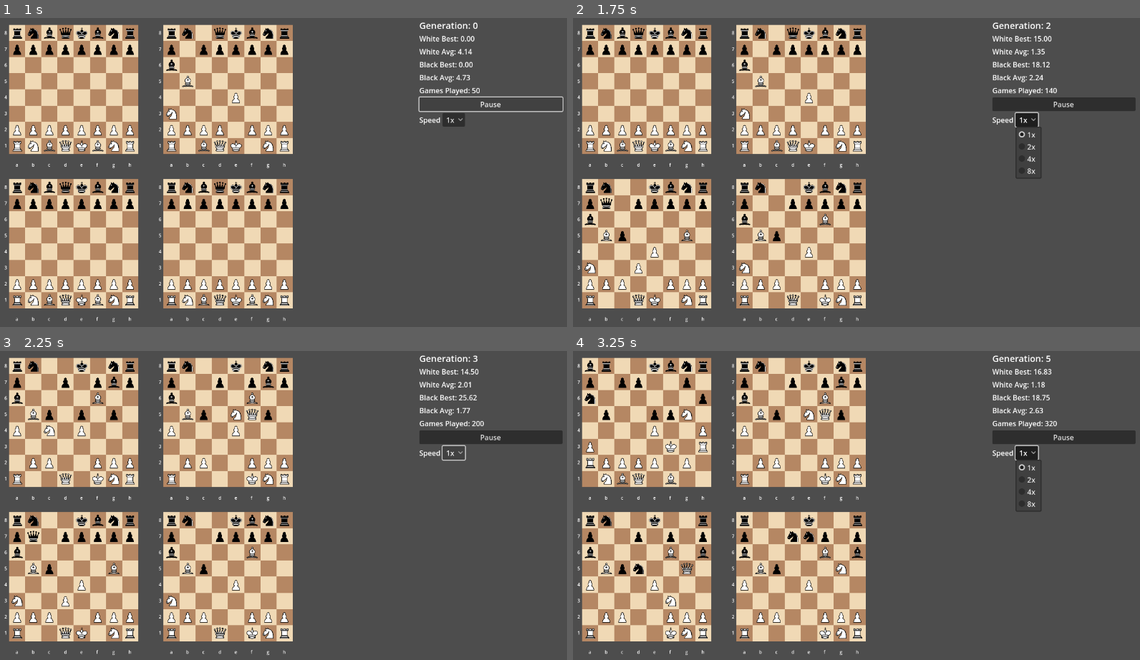
Above: before the commit, frames 1-4 (two rows, left to right).
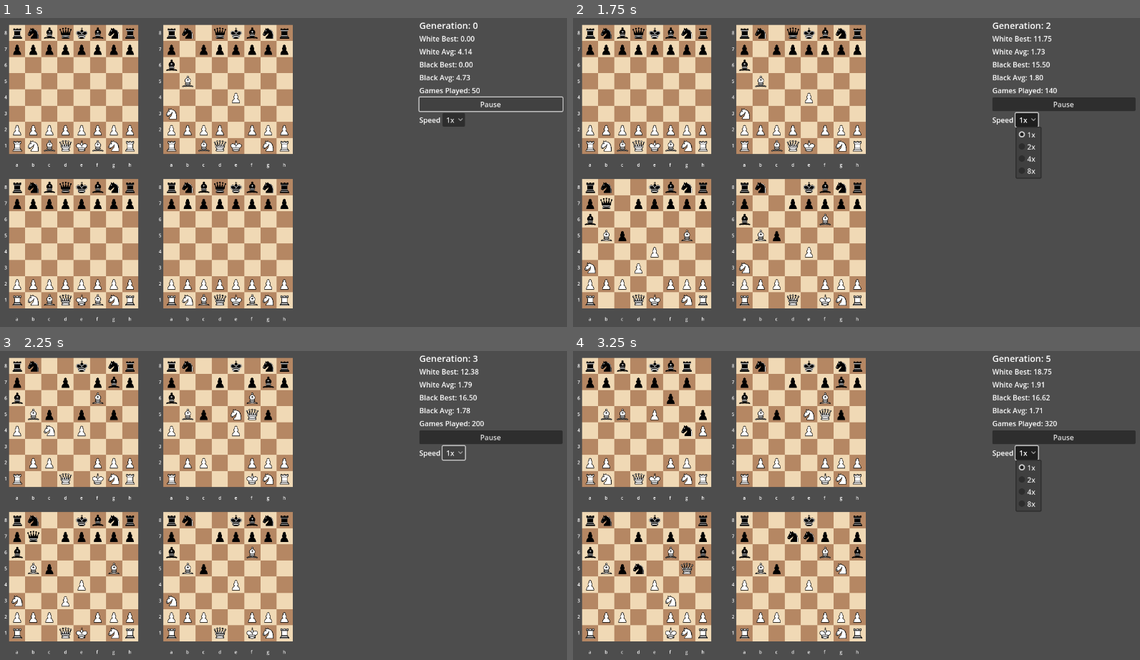
Above: after the commit, the same moments.

Repository: aryavolkan/chess-evolve
Game: Godot game, scene res://scenes/main.tscn
Two runs of this game, one before a commit and one after it. Both use one fixed random seed, a clock stepped at 60 frames per second and the inputs below.
Inputs:
- Up to frame 1 (1 s): click "Start Training" at 0.5 s
- Up to frame 2 (1.75 s): click "1x" at 1.25 s
- Up to frame 3 (2.25 s): click "1x" at 2 s
- Up to frame 4 (3.25 s): click "1x" at 2.75 s

Frame 1 is identical in both runs. In frame 2, less than 0.1% of the frame differs, in the area x 80-85%, y 5-21%; in frame 3, less than 0.1%; in frame 4, 1.4%, in the area x 2-85%, y 3-44%.

Commit message:
refactor: performance improvements and bug fixes
## Bug Fix
- evolution.gd: Fix broken all-time-best tracking. _fitness_of() always returned
  0.0, so all_time_best was overwritten every generation where fitness > 0 instead
  of only when a new high was reached. Replaced with explicit tracked floats
  all_time_best_white_fitness / all_time_best_black_fitness. Removed dead _fitness_of().

## Performance
- board_state.gd: Replace _is_legal() board clone with in-place make/unmake.
  Previously cloned the entire board (~64 ints + scalars, new object allocation)
  for every pseudo-legal move (~20-30 per generate_legal_moves() call, called
  every move of every game). Now applies and undoes changes directly on the board
  array — no allocation. Biggest single speedup in the training loop.

- board_state.gd: Find king once in generate_legal_moves() before the loop
  instead of scanning 64 squares inside every _is_legal() call.

- neural_network.gd: Fix clone() to directly duplicate the four weight arrays
  instead of routing through get_weights()/set_weights() which allocated a ~33K
  float intermediate array. Also skip wasted randomize_weights() in new() via
  new p_randomize=false flag.

- neural_network.gd: Replace mutate()'s per-element randf() check with geometric
  skip (_mutate_array). For rate=0.1 on 33K weights this cuts randf() calls ~10x
  while producing an identical distribution.

- board_state.gd: material_score() now indexes PIECE_VALUES_ARRAY instead of
  dict .get() — array access is significantly faster in GDScript.

- board_state.gd: _check_game_over() checks 50-move rule before calling
  generate_legal_moves(), avoiding expensive move generation when it's a draw.

## Code Quality
- training_manager.gd: Replace .call("encode_board", ...) / .call("decode_move", ...)
  / .call("evaluate", ...) string-based dynamic dispatch with direct static method
  calls via preloaded script constants. Clearer and avoids string dispatch overhead.

- scenes/main.gd: Remove duplicate metrics write in _run_auto_train(). The
  run_generation() call already writes metrics.json via MetricsLogger. Removed
  redundant per-loop _write_metrics() call and the now-dead _write_metrics function.

- chess/constants.gd: Add PIECE_VALUES_ARRAY (indexed by Piece enum, same values).
- board_state.gd: Fix mobility_score() comment (was incorrectly claiming pseudo-legal).
- neural_network.gd: crossover_with() also skips wasted randomize on child network.

Diff:
--- a/ai/evolution.gd
+++ b/ai/evolution.gd
@@ -28,6 +28,8 @@
 var best_black_fitness: float = 0.0
 var all_time_best_white = null
 var all_time_best_black = null
+var all_time_best_white_fitness: float = -INF
+var all_time_best_black_fitness: float = -INF
 
 
 func _init(
@@ -91,19 +93,16 @@
 	best_white_fitness = white_fitness[w_best_idx]
 	best_black_fitness = black_fitness[b_best_idx]
 
-	if all_time_best_white == null or best_white_fitness > _fitness_of(all_time_best_white):
+	if all_time_best_white == null or best_white_fitness > all_time_best_white_fitness:
 		all_time_best_white = white_pop[w_best_idx].clone()
-	if all_time_best_black == null or best_black_fitness > _fitness_of(all_time_best_black):
+		all_time_best_white_fitness = best_white_fitness
+	if all_time_best_black == null or best_black_fitness > all_time_best_black_fitness:
 		all_time_best_black = black_pop[b_best_idx].clone()
+		all_time_best_black_fitness = best_black_fitness
 
 	generation += 1
 	_reset_fitness()
 	generation_complete.emit(generation, best_white_fitness, best_black_fitness)
-
-
-func _fitness_of(_net) -> float:
-	# Placeholder - we track fitness externally
-	return 0.0
 
 
 func _evolve_population(pop: Array, fitness: PackedFloat32Array) -> Array:
--- a/ai/neural_network.gd
+++ b/ai/neural_network.gd
@@ -17,7 +17,7 @@
 var _output: PackedFloat32Array
 
 
-func _init(p_input_size: int = 389, p_hidden_size: int = 64, p_output_size: int = 128) -> void:
+func _init(p_input_size: int = 389, p_hidden_size: int = 64, p_output_size: int = 128, p_randomize: bool = true) -> void:
 	input_size = p_input_size
 	hidden_size = p_hidden_size
 	output_size = p_output_size
@@ -29,7 +29,8 @@
 	_hidden.resize(hidden_size)
 	_output.resize(output_size)
 
-	randomize_weights()
+	if p_randomize:
+		randomize_weights()
 
 
 func randomize_weights() -> void:
@@ -89,28 +90,43 @@
 
 
 func clone():
-	var copy = get_script().new(input_size, hidden_size, output_size)
-	copy.set_weights(get_weights())
+	## Direct array copy: avoids the ~33K-float intermediate allocation from
+	## get_weights()/set_weights(), and skips the wasted randomize_weights() in new().
+	var copy = get_script().new(input_size, hidden_size, output_size, false)
+	copy.weights_ih = weights_ih.duplicate()
+	copy.bias_h = bias_h.duplicate()
+	copy.weights_ho = weights_ho.duplicate()
+	copy.bias_o = bias_o.duplicate()
 	return copy
 
 
 func mutate(mutation_rate: float = 0.1, mutation_strength: float = 0.3) -> void:
-	for i in weights_ih.size():
-		if randf() < mutation_rate:
-			weights_ih[i] += randfn(0.0, mutation_strength)
-	for i in bias_h.size():
-		if randf() < mutation_rate:
-			bias_h[i] += randfn(0.0, mutation_strength)
-	for i in weights_ho.size():
-		if randf() < mutation_rate:
-			weights_ho[i] += randfn(0.0, mutation_strength)
-	for i in bias_o.size():
-		if randf() < mutation_rate:
-			bias_o[i] += randfn(0.0, mutation_strength)
+	_mutate_array(weights_ih, mutation_rate, mutation_strength)
+	_mutate_array(bias_h, mutation_rate, mutation_strength)
+	_mutate_array(weights_ho, mutation_rate, mutation_strength)
+	_mutate_array(bias_o, mutation_rate, mutation_strength)
+
+
+func _mutate_array(arr: PackedFloat32Array, mutation_rate: float, mutation_strength: float) -> void:
+	## Geometric-skip mutation: jumps directly to the next mutated index using the
+	## inverse CDF of the geometric distribution. O(k) randf() calls where k is the
+	## number of actual mutations, vs O(n) for the naive per-element approach.
+	## Produces an identical distribution to: if randf() < rate: arr[i] += randfn(...)
+	if mutation_rate <= 0.0 or arr.is_empty():
+		return
+	if mutation_rate >= 1.0:
+		for i in arr.size():
+			arr[i] += randfn(0.0, mutation_strength)
+		return
+	var log1mp := log(1.0 - mutation_rate)
+	var i := int(floor(log(maxf(randf(), 1e-15)) / log1mp))
+	while i < arr.size():
+		arr[i] += randfn(0.0, mutation_strength)
+		i += 1 + int(floor(log(maxf(randf(), 1e-15)) / log1mp))
 
 
 func crossover_with(other):
-	var child = get_script().new(input_size, hidden_size, output_size)
+	var child = get_script().new(input_size, hidden_size, output_size, false)
 	var wa: PackedFloat32Array = get_weights()
 	var wb: PackedFloat32Array = other.get_weights()
 	var wc: PackedFloat32Array = PackedFloat32Array()
--- a/ai/training_manager.gd
+++ b/ai/training_manager.gd
@@ -20,8 +20,6 @@
 var current_games: Array = []  # Array of active GameState dicts
 var total_games_played: int = 0
 var metrics_logger: MetricsLogger
-var _encoder = ChessEncoderScript.new()
-var _fitness = ChessFitnessScript.new()
 
 # For incremental training
 var _current_white_idx: int = 0
@@ -125,14 +123,14 @@
 	var move_count := 0
 	while not state.is_game_over and move_count < max_moves_per_game:
 		var net = white_net if state.side_to_move == 0 else black_net
-		var inputs: PackedFloat32Array = _encoder.call("encode_board", state)
+		var inputs: PackedFloat32Array = ChessEncoderScript.encode_board(state)
 		var outputs: PackedFloat32Array = net.forward(inputs)
 		var legal_moves := state.generate_legal_moves()
 
 		if legal_moves.is_empty():
 			break
 
-		var chosen: Vector2i = _encoder.call("decode_move", outputs, legal_moves)
+		var chosen: Vector2i = ChessEncoderScript.decode_move(outputs, legal_moves)
 		state.make_move(chosen)
 		move_count += 1
 
@@ -150,8 +148,8 @@
 		state.result = 2
 
 	# Evaluate fitness for both players
-	var w_fitness: float = _fitness.call("evaluate", state, 0, move_count)
-	var b_fitness: float = _fitness.call("evaluate", state, 1, move_count)
+	var w_fitness: float = ChessFitnessScript.evaluate(state, 0, move_count)
+	var b_fitness: float = ChessFitnessScript.evaluate(state, 1, move_count)
 
 	# Accumulate fitness (averaged over games)
 	var w_prev: float = evolution.white_fitness[white_idx]
--- a/chess/board_state.gd
+++ b/chess/board_state.gd
@@ -102,8 +102,9 @@
 	## Returns array of Vector2i(from, to) for all legal moves.
 	var moves: Array[Vector2i] = []
 	var pseudo := _generate_pseudo_legal_moves()
+	var king_sq := _find_king(side_to_move)  # Find once; re-used by every _is_legal() call.
 	for m in pseudo:
-		if _is_legal(m):
+		if _is_legal(m, king_sq):
 			moves.append(m)
 	return moves
 
@@ -214,13 +215,58 @@
 				moves.append(Vector2i(60, 58))
 
 
-func _is_legal(move: Vector2i) -> bool:
-	## Check if a move leaves our king safe.
-	var test := clone()
-	test._apply_move_unchecked(move)
-	var king_sq := test._find_king(side_to_move)
-	if king_sq == -1: return false
-	return not test._is_square_attacked(king_sq, 1 - side_to_move)
+func _is_legal(move: Vector2i, king_sq: int) -> bool:
+	## Check legality via in-place make/unmake — avoids cloning the entire board.
+	## Equivalent to the original clone-based approach but allocates nothing.
+	var from := move.x
+	var to := move.y
+	var piece := board[from]
+	var abs_p := absi(piece)
+	var captured := board[to]
+
+	# Handle en passant capture.
+	var ep_sq := -1
+	var ep_captured := 0
+	if abs_p == Piece.PAWN and to == en_passant_square:
+		ep_sq = to + (-8 if side_to_move == 0 else 8)
+		ep_captured = board[ep_sq]
+		board[ep_sq] = 0
+
+	# Handle castling: temporarily move the rook.
+	var rook_from := -1
+	var rook_to_sq := -1
+	var rook_piece := 0
+	if abs_p == Piece.KING:
+		if to - from == 2:       # Kingside
+			rook_from = to + 1; rook_to_sq = to - 1
+		elif from - to == 2:     # Queenside
+			rook_from = to - 2; rook_to_sq = to + 1
+		if rook_from != -1:
+			rook_piece = board[rook_from]
+			board[rook_to_sq] = rook_piece
+			board[rook_from] = 0
+
+	# Apply piece move (with pawn promotion to queen for attack purposes).
+	board[to] = piece
+	board[from] = 0
+	if abs_p == Piece.PAWN:
+		if (side_to_move == 0 and rank_of(to) == 7) or (side_to_move == 1 and rank_of(to) == 0):
+			board[to] = Piece.QUEEN if side_to_move == 0 else -Piece.QUEEN
+
+	# The king is on `to` if it just moved, otherwise it stays at king_sq.
+	var actual_king_sq := to if abs_p == Piece.KING else king_sq
+	var legal := actual_king_sq != -1 and not _is_square_attacked(actual_king_sq, 1 - side_to_move)
+
+	# Undo all board changes.
+	board[from] = piece
+	board[to] = captured
+	if ep_sq != -1:
+		board[ep_sq] = ep_captured
+	if rook_from != -1:
+		board[rook_from] = rook_piece
+		board[rook_to_sq] = 0
+
+	return legal
 
 
 func _find_king(color: int) -> int:
@@ -347,17 +393,18 @@
 
 
 func _check_game_over() -> void:
+	# Check 50-move rule first — avoids the expensive generate_legal_moves() call.
+	if halfmove_clock >= 100:
+		is_game_over = true
+		result = 2  # 50-move rule draw
+		return
 	var moves := generate_legal_moves()
-	if moves.size() == 0:
+	if moves.is_empty():
 		is_game_over = true
-		var king_sq := _find_king(side_to_move)
-		if king_sq != -1 and _is_square_attacked(king_sq, 1 - side_to_move):
+		if is_in_check():
 			result = 1 if side_to_move == 1 else -1  # Checkmate
 		else:
 			result = 2  # Stalemate
-	elif halfmove_clock >= 100:
-		is_game_over = true
-		result = 2  # 50-move rule
 
 
 func is_in_check() -> bool:
@@ -369,15 +416,15 @@
 func material_score(color: int) -> float:
 	## Sum material value for given color.
 	var total := 0.0
-	var sign := 1 if color == 0 else -1
 	for sq in range(64):
-		if (color == 0 and board[sq] > 0) or (color == 1 and board[sq] < 0):
-			total += ChessConstants.PIECE_VALUES.get(absi(board[sq]), 0.0)
+		var p: int = board[sq]
+		if (color == 0 and p > 0) or (color == 1 and p < 0):
+			total += ChessConstants.PIECE_VALUES_ARRAY[absi(p)]
 	return total
 
 
 func mobility_score(color: int) -> int:
-	## Count number of legal moves for a color (approximation: uses pseudo-legal).
+	## Count number of legal moves for a color.
 	var saved_side := side_to_move
 	side_to_move = color
 	var moves := generate_legal_moves()
--- a/chess/constants.gd
+++ b/chess/constants.gd
@@ -17,6 +17,9 @@
 	Piece.KING: 0.0,  # King value not used for material counting
 }
 
+# Same values indexed by Piece enum (0-6) — O(1) array access vs dict lookup.
+const PIECE_VALUES_ARRAY := [0.0, 1.0, 3.0, 3.25, 5.0, 9.0, 0.0]
+
 # Piece symbols for display
 const PIECE_SYMBOLS := {
 	Piece.NONE: ".",
--- a/scenes/main.gd
+++ b/scenes/main.gd
@@ -311,14 +311,11 @@
 	# Run training loop
 	var total_games := 0
 	for gen in max_generations:
-		training_manager.run_generation()
+		training_manager.run_generation()  # MetricsLogger inside run_generation() writes metrics.json.
 		total_games += evo.population_size * config.get("games_per_individual", 2)
 
-		# Get stats and write metrics.json for W&B polling
-		var stats := training_manager.get_stats()
-		_write_metrics(gen, stats, total_games)
-
 		if gen % 10 == 0:
+			var stats := training_manager.get_stats()
 			print("Gen %d: W_best=%.1f, W_avg=%.1f, B_best=%.1f, B_avg=%.1f" % [
 				gen, stats["white_best"], stats["white_avg"],
 				stats["black_best"], stats["black_avg"]
@@ -326,21 +323,3 @@
 
 	print("Auto-train complete!")
 	get_tree().quit()
-
-
-func _write_metrics(gen: int, stats: Dictionary, total_games: int) -> void:
-	## Write metrics.json for W&B polling
-	var metrics := {
-		"generation": gen,
-		"white_best": stats.get("white_best", 0.0),
-		"white_avg": stats.get("white_avg", 0.0),
-		"black_best": stats.get("black_best", 0.0),
-		"black_avg": stats.get("black_avg", 0.0),
-		"games_played": total_games
-	}
-
-	var metrics_path := "user://metrics.json"
-	var file := FileAccess.open(metrics_path, FileAccess.WRITE)
-	if file:
-		file.store_string(JSON.stringify(metrics, "\t"))
-		file.close()
